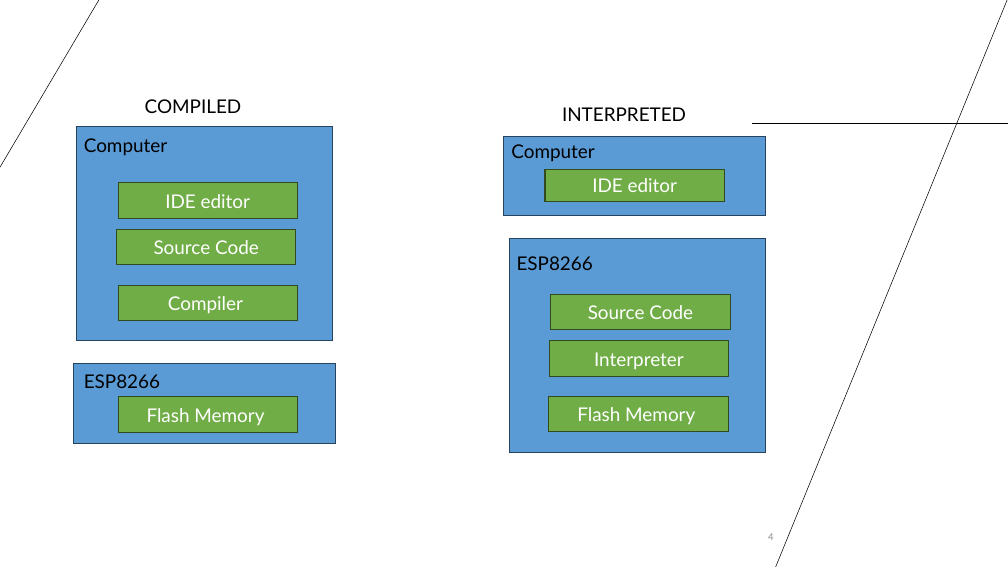
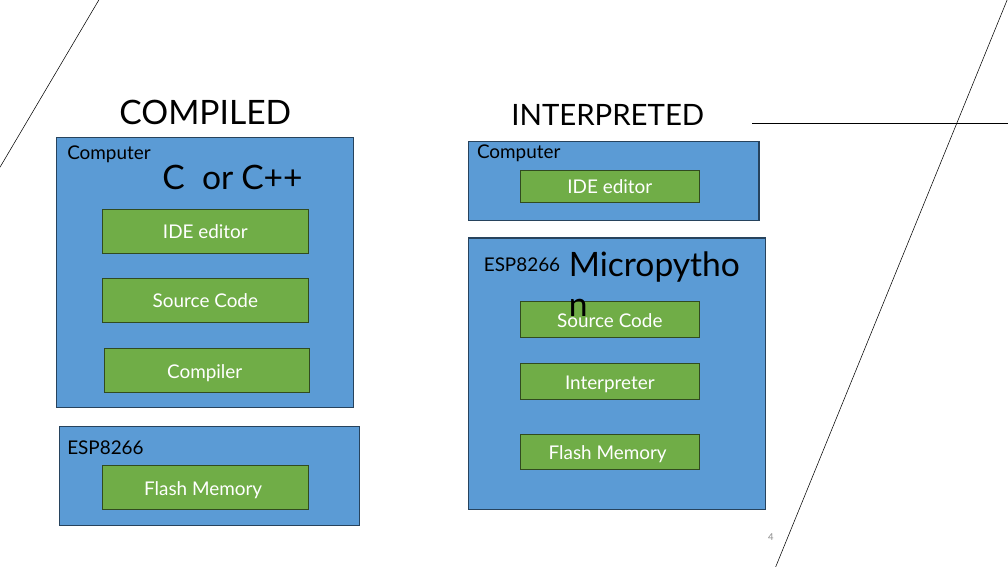
Before and after one commit to Shehabhassan1/Micro_python_with_ESP8266, a slide deck: slide 4 of Tutorial/lesson1/Micro python With ESP8266-1.pptx. Drawn at 1008x567 pixels with LibreOffice and Linux fonts; fonts in the diff are those of the drawing. Boxes give left, top, right and bottom in pixels: in the first picture for what was removed or moved away, otherwise in the second. Text is boxed around its words. In the diff, an @@ line names an element or a change of style, - is before the commit and + after.

```diff
--- a/Tutorial/lesson1/Micro python With ESP8266-1.pptx
+++ b/Tutorial/lesson1/Micro python With ESP8266-1.pptx
@@ text "COMPILED" at (x1=119, y1=99, x2=291, y2=125): size 18 to 32 pt @@
@@ text "INTERPRETED" moved from (x1=562, y1=107, x2=686, y2=121) to (x1=511, y1=104, x2=704, y2=125) @@
@@ text "INTERPRETED" at (x1=511, y1=104, x2=704, y2=125): size 18 to 28 pt @@
@@ rectangle resized from (x1=76, y1=127, x2=333, y2=341) to (x1=57, y1=138, x2=354, y2=407) @@
@@ text "Computer" moved from (x1=84, y1=138, x2=167, y2=156) to (x1=67, y1=145, x2=150, y2=163) @@
@@ rectangle resized from (x1=504, y1=136, x2=766, y2=216) to (x1=468, y1=141, x2=759, y2=222) @@
@@ text "Computer" moved from (x1=511, y1=144, x2=594, y2=162) to (x1=477, y1=144, x2=560, y2=162) @@
@@ text added at (x1=162, y1=164, x2=302, y2=190), 32 pt, text #000000 @@
+C or C++
@@ rectangle "IDE editor" moved from (x1=545, y1=169, x2=724, y2=201) to (x1=520, y1=170, x2=699, y2=202) @@
@@ rectangle "IDE editor" resized from (x1=118, y1=183, x2=297, y2=219) to (x1=103, y1=209, x2=309, y2=253) @@
@@ rectangle resized from (x1=509, y1=238, x2=765, y2=452) to (x1=468, y1=238, x2=765, y2=510) @@
@@ text added at (x1=562, y1=239, x2=760, y2=287), 32 pt, text #000000 @@
+Micropython
@@ text "ESP8266" moved from (x1=517, y1=256, x2=593, y2=270) to (x1=484, y1=257, x2=560, y2=271) @@
@@ rectangle "Source Code" resized from (x1=116, y1=230, x2=296, y2=265) to (x1=103, y1=278, x2=309, y2=322) @@
@@ rectangle "Source Code" moved from (x1=551, y1=294, x2=730, y2=330) to (x1=520, y1=302, x2=699, y2=337) @@
@@ rectangle "Compiler" resized from (x1=118, y1=285, x2=297, y2=321) to (x1=104, y1=349, x2=310, y2=392) @@
@@ rectangle "Interpreter" moved from (x1=550, y1=341, x2=729, y2=377) to (x1=520, y1=364, x2=699, y2=399) @@
@@ text "ESP8266" moved from (x1=84, y1=374, x2=160, y2=388) to (x1=67, y1=440, x2=143, y2=454) @@
@@ rectangle resized from (x1=74, y1=364, x2=336, y2=444) to (x1=60, y1=426, x2=360, y2=526) @@
@@ rectangle "Flash Memory" moved from (x1=549, y1=396, x2=728, y2=432) to (x1=520, y1=435, x2=699, y2=470) @@
@@ rectangle "Flash Memory" resized from (x1=118, y1=397, x2=297, y2=433) to (x1=103, y1=466, x2=309, y2=510) @@
```
Also in this commit, not shown: 5 other slides changed, 7 other files.
